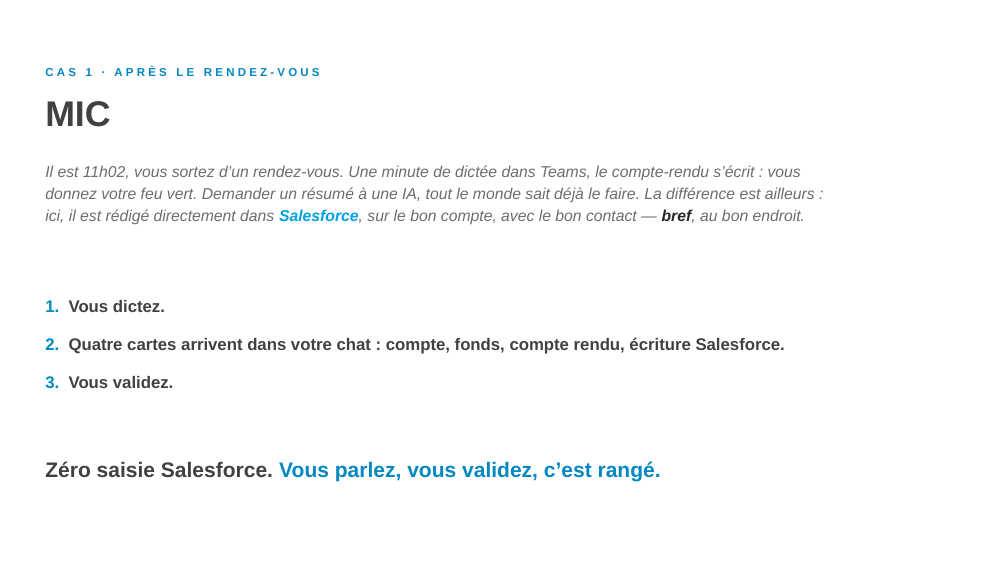
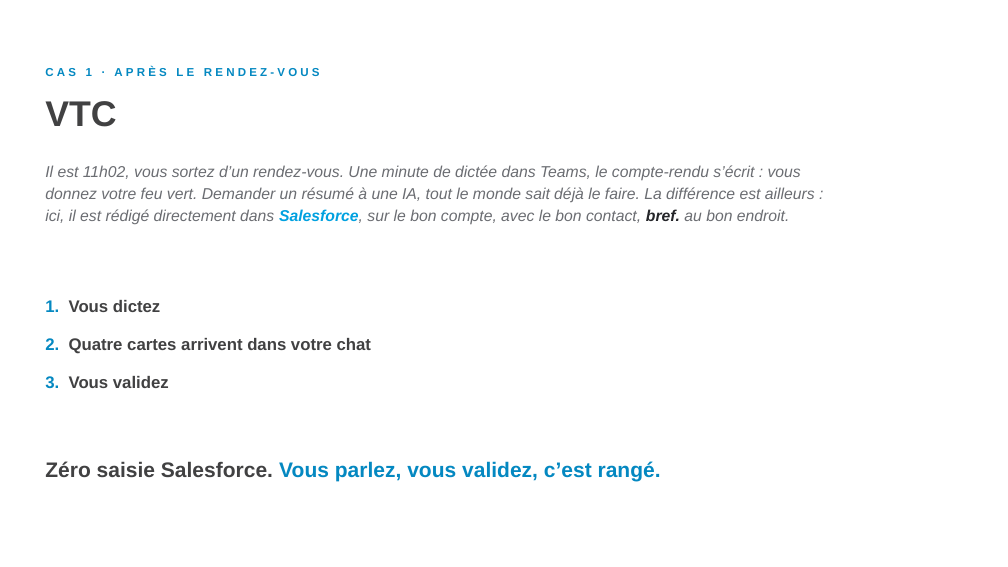
Before and after one commit to felixuniversityca-svg/task-dashboard, a slide deck: slide 6 of LIA-concretement-Capital-Croissance.pptx. Drawn at 1008x567 pixels with LibreOffice and Linux fonts; fonts in the diff are those of the drawing. Boxes give left, top, right and bottom in pixels: in the first picture for what was removed or moved away, otherwise in the second. Text is boxed around its words. In the diff, an @@ line names an element or a change of style, - is before the commit and + after.

```diff
--- a/LIA-concretement-Capital-Croissance.pptx
+++ b/LIA-concretement-Capital-Croissance.pptx
@@ text at (x1=45, y1=101, x2=116, y2=127): text changed @@
-MIC
+VTC
@@ text at (x1=45, y1=165, x2=815, y2=224): text changed @@
-Il est 11h02, vous sortez d’un rendez-vous. Une minute de dictée dans Teams, le compte-rendu s’écrit : vous donnez votre feu vert. Demander un résumé à une IA, tout le monde sait déjà le faire. La différence est ailleurs : ici, il est rédigé directement dans Salesforce, sur le bon compte, avec le bon contact — bref, au bon endroit.
+Il est 11h02, vous sortez d’un rendez-vous. Une minute de dictée dans Teams, le compte-rendu s’écrit : vous donnez votre feu vert. Demander un résumé à une IA, tout le monde sait déjà le faire. La différence est ailleurs : ici, il est rédigé directement dans Salesforce, sur le bon compte, avec le bon contact, bref. au bon endroit.
@@ text at (x1=45, y1=300, x2=371, y2=388): text changed @@
-1. Vous dictez.
-2. Quatre cartes arrivent dans votre chat : compte, fonds, compte rendu, écriture Salesforce.
-3. Vous validez.
+1. Vous dictez
+2. Quatre cartes arrivent dans votre chat
+3. Vous validez
```
Also in this commit, not shown: 8 other slides changed.
